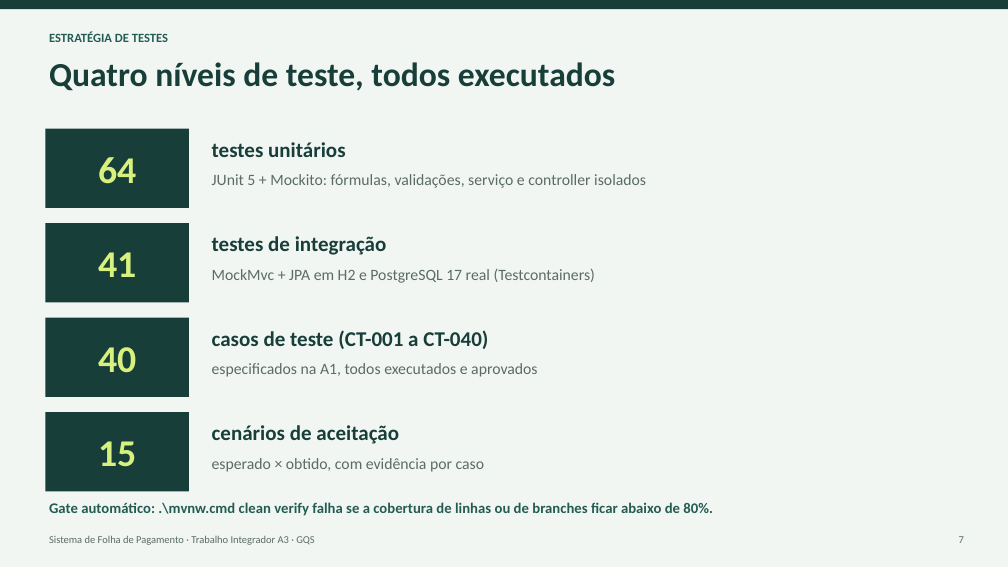
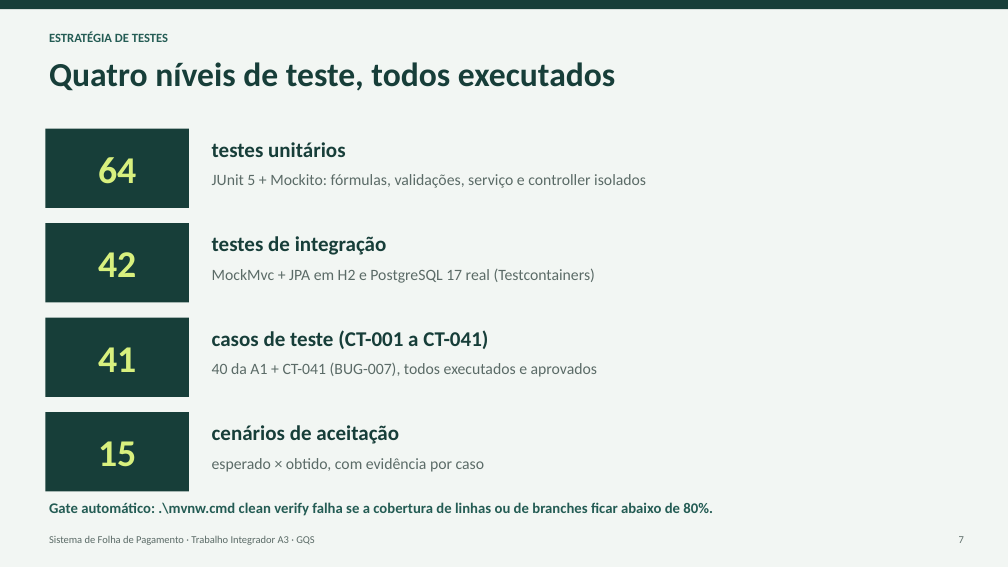
Before and after one commit to aruwer/FolhaPagamento, a slide deck: slide 7 of 11_Apresentacao/Apresentacao_A3_FolhaPagamento.pptx. Drawn at 1008x567 pixels with LibreOffice and Linux fonts; fonts in the diff are those of the drawing. Boxes give left, top, right and bottom in pixels: in the first picture for what was removed or moved away, otherwise in the second. Text is boxed around its words. In the diff, an @@ line names an element or a change of style, - is before the commit and + after.

```diff
--- a/11_Apresentacao/Apresentacao_A3_FolhaPagamento.pptx
+++ b/11_Apresentacao/Apresentacao_A3_FolhaPagamento.pptx
@@ text at bbox=[98, 252, 136, 277]: text changed @@
-41
+42
@@ text at bbox=[98, 347, 136, 372]: text changed @@
-40
+41
@@ text at bbox=[212, 330, 488, 349]: text changed @@
-casos de teste (CT-001 a CT-040)
+casos de teste (CT-001 a CT-041)
@@ text at bbox=[212, 363, 597, 377]: text changed @@
-especificados na A1, todos executados e aprovados
+40 da A1 + CT-041 (BUG-007), todos executados e aprovados
```
Also in this commit, not shown: 3 other slides changed, 9 other files.
